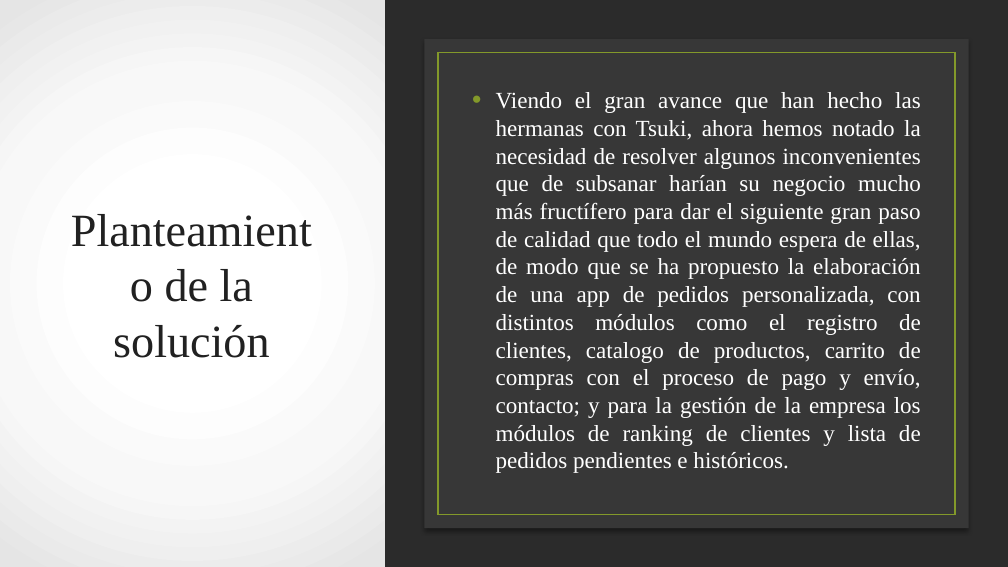
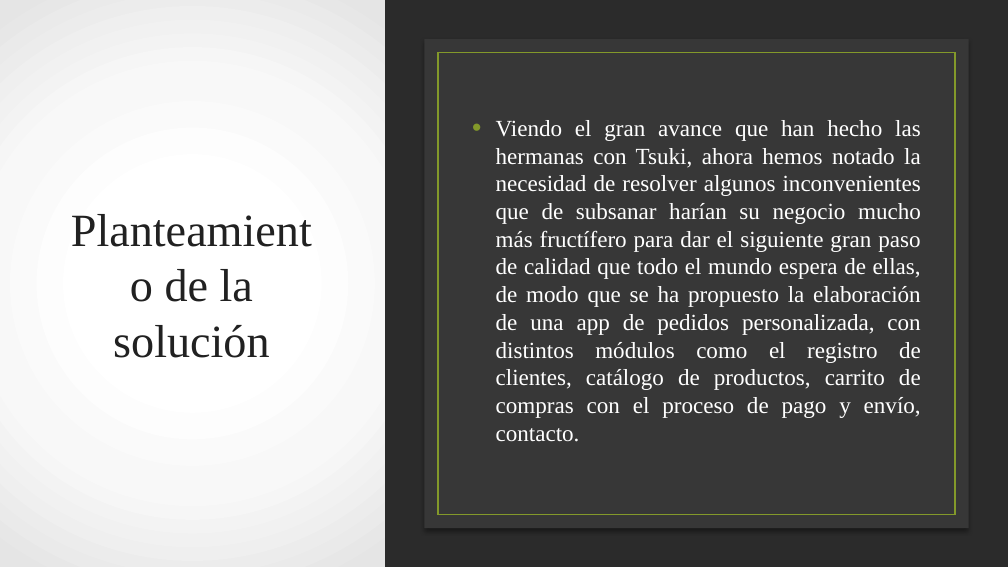
Before and after one commit to itzAngel/tsuki-project, a slide deck: slide 4 of Proyecto App Móviles.pptx. Drawn at 1008x567 pixels with LibreOffice and Linux fonts; fonts in the diff are those of the drawing; background and template pictures are left out; a plain dark background stands for a picture behind light text. Boxes give left, top, right and bottom in pixels: in the first picture for what was removed or moved away, otherwise in the second. Text is boxed around its words. In the diff, an @@ line names an element or a change of style, - is before the commit and + after.

```diff
--- a/Proyecto App Móviles.pptx
+++ b/Proyecto App Móviles.pptx
@@ text at [496,120,921,442]: text changed @@
-• Viendo el gran avance que han hecho las hermanas con Tsuki, ahora hemos notado la necesidad de resolver algunos inconvenientes que de subsanar harían su negocio mucho más fructífero para dar el siguiente gran paso de calidad que todo el mundo espera de ellas, de modo que se ha propuesto la elaboración de una app de pedidos personalizada, con distintos módulos como el registro de clientes, catalogo de productos, carrito de compras con el proceso de pago y envío, contacto; y para la gestión de la empresa los módulos de ranking de clientes y lista de pedidos pendientes e históricos.
+• Viendo el gran avance que han hecho las hermanas con Tsuki, ahora hemos notado la necesidad de resolver algunos inconvenientes que de subsanar harían su negocio mucho más fructífero para dar el siguiente gran paso de calidad que todo el mundo espera de ellas, de modo que se ha propuesto la elaboración de una app de pedidos personalizada, con distintos módulos como el registro de clientes, catálogo de productos, carrito de compras con el proceso de pago y envío, contacto.
```
Also in this commit, not shown: 1 other file.
